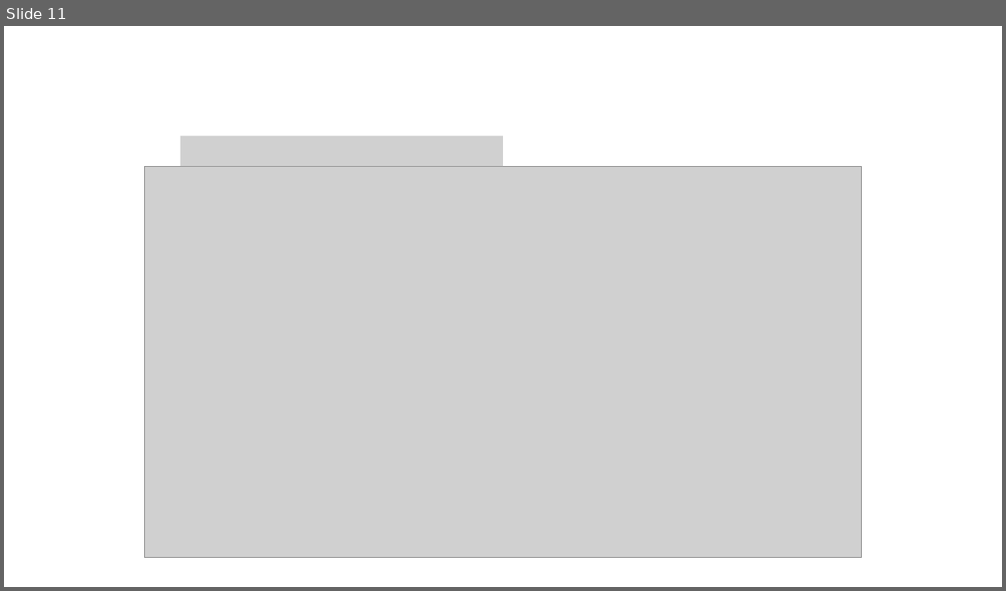
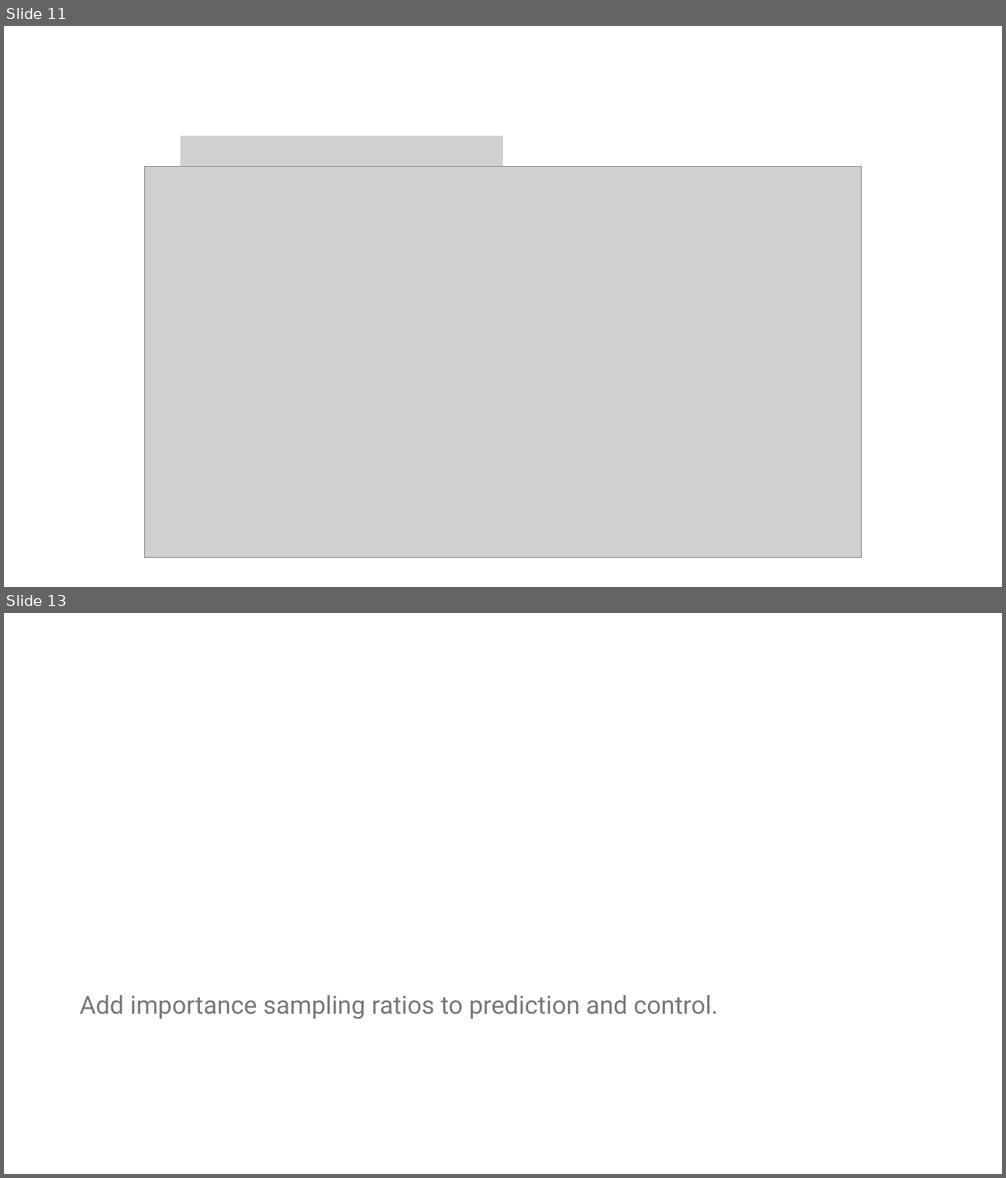
Before and after one commit to mhahsler/Introduction_to_Reinforcement_Learning, a slide deck: slides/Lecture_Chapter07.pptx. Shown one above the other, each under a label of ours: slide 11 before the commit, slides 11 and 13 after it; the slides between them are not shown. The pictures are 1006x591 and 1006x1178 pixels, drawn with LibreOffice and Linux fonts; fonts in the diff are those of the drawing; grey boxes stand for pictures. Boxes give left, top, right and bottom in pixels: in the first picture for what was removed or moved away, otherwise in the second. Text is boxed around its words. In the diff, an @@ line names an element or a change of style, - is before the commit and + after.

```diff
--- a/slides/Lecture_Chapter07.pptx
+++ b/slides/Lecture_Chapter07.pptx
@@ slide 13 added at box(4, 613, 1002, 1174), background #FFFFFF @@
@@ text added at box(79, 995, 718, 1020), 24 pt, text #797979 @@
+Add importance sampling ratios to prediction and control.
```
Also in this commit, not shown: 8 slides changed, 3 other slides added, 4 slides removed, 4 other files.
